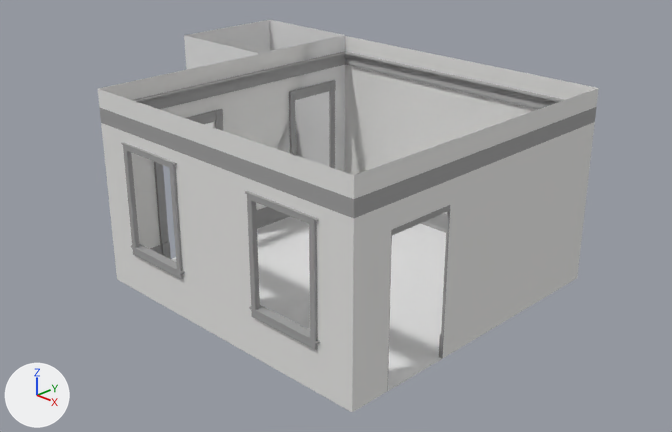
An edit to the Blender file Assets/models/floor_2/bedroom_n_w/bedroom02.blend, drawn before and after from the same camera.
Both versions are drawn from a 50 mm camera at (26.7, -27.7, 19.3) aimed at (-3.0, 2.3, 1.6). Every picture has the same lights, and +X, +Y and +Z are marked at lower left.

In view in the first picture: 'closet_walls', 'doorway', 'doorway.001', 'doorway.002', 'floor', 'floor_board.001', 'floor_board.004', 'top_trim.000', 'top_trim.003', 'top_trim.004', 'top_trim.005', 'wall_e', 'wall_n', 'wall_s', 'wall_w', 'window_frame', 'window_frame.001'.
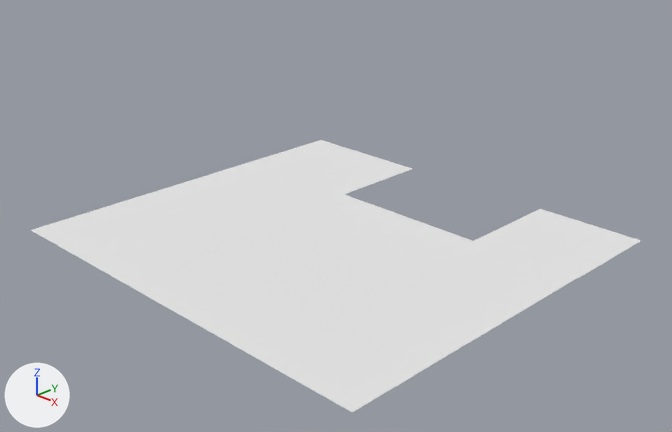
ob_closet is not drawn itself; it is the parent of ob_closet_ceiling, ob_closet_walls, ob_closet_dowel_e, ob_closet_dowel_s, ob_closet_shelf_s, ob_closet_shelf_e.

The change, as a diff of the scene's bpy script:
```diff
--- a/Assets/models/floor_2/bedroom_n_w/bedroom02.blend.py
+++ b/Assets/models/floor_2/bedroom_n_w/bedroom02.blend.py
@@ me_plane_008 @@
 me_plane_008.from_pydata(...)  # 12 vertices, 5 faces; spans x -1.0..1.0, y -1.0..1.0, z 0.0
 # used by ob_wall_e; location = (7.5, 0.0, 4.5); rotation_euler = (1.571, 0.0, -1.571), in degrees (90, 0, -90); scale = (7.5, 4.5, 1.0)
+# me_plane_008 part 1
+for i in [*range(6, 12)]: me_plane_008.vertices[i].co += Vector((-1.14, 0.0, 0.0))
 me_plane_008.materials.append(mat_walls)
@@ ob_wall_w @@
 ob_wall_w.scale = (7.5, 4.5, 1.0)
+ob_wall_w.hide_set(True)  # its collection is switched off
@@ ob_window_frame_001 @@
 ob_window_frame_001.scale = (0.118, 1.75, 2.5)
+ob_window_frame_001.hide_set(True)  # its collection is switched off
@@ ob_window_frame @@
 ob_window_frame.scale = (0.118, 1.75, 2.5)
+ob_window_frame.hide_set(True)  # its collection is switched off
@@ ob_top_trim_005 @@
 ob_top_trim_005.scale = (0.288, 0.868, 1.02)
+ob_top_trim_005.hide_set(True)  # its collection is switched off
@@ ob_wall_n @@
 ob_wall_n = bpy.data.objects.new('wall_n', me_plane_001)
-ob_wall_n.location = (0.0, 7.5, 4.5)
-ob_wall_n.rotation_euler = (1.571, 0.0, 0.0)  # degrees (90, 0, 0)
-ob_wall_n.scale = (7.5, 4.5, 1.0)
+ob_wall_n.location = (-11.5, 3.0, 0.0)
+ob_wall_n.scale = (4.0, 10.5, 1.0)
@@ ob_floor_board_004 @@
-ob_floor_board_004 = bpy.data.objects.new('floor_board.004', me_cube_002)
@@ ob_top_trim_004 @@
 ob_top_trim_004 = bpy.data.objects.new('top_trim.004', me_mesh_004)
-ob_top_trim_004.parent = ob_wall_n
-ob_top_trim_004.matrix_parent_inverse = Matrix(((0.133, 0.0, 0.0, 0.0), (0.0, 0.0, 0.222, -1.0), (0.0, -1.0, 0.0, 7.5), (0.0, 0.0, 0.0, 1.0)))
 ob_top_trim_004.location = (7.5, 7.5, 7.5)
@@ ob_top_trim_004 @@
 ob_top_trim_004.scale = (0.288, 0.868, 1.02)
+ob_top_trim_004.hide_set(True)  # its collection is switched off
@@ ob_wall_e @@
 ob_wall_e.scale = (7.5, 4.5, 1.0)
+ob_wall_e.hide_set(True)  # its collection is switched off
@@ ob_top_trim_003 @@
 ob_top_trim_003.scale = (0.288, 0.868, 1.02)
+ob_top_trim_003.hide_set(True)  # its collection is switched off
@@ ob_wall_s @@
 ob_wall_s = bpy.data.objects.new('wall_s', me_plane_006)
-ob_wall_s.location = (-7.5, 0.0, 4.5)
-ob_wall_s.rotation_euler = (1.571, 0.0, 1.571)  # degrees (90, 0, 90)
+ob_wall_s.location = (0.0, 7.5, 4.5)
+ob_wall_s.rotation_euler = (1.571, 0.0, 0.0)  # degrees (90, 0, 0)
 ob_wall_s.scale = (7.5, 4.5, 1.0)
+ob_wall_s.hide_set(True)  # its collection is switched off
@@ ob_top_trim_000 @@
 ob_top_trim_000.scale = (0.288, 0.868, 1.02)
+ob_top_trim_000.hide_set(True)  # its collection is switched off
@@ ob_floor_board_001 @@
 ob_floor_board_001.scale = (7.5, 0.05, 0.4)
+ob_floor_board_001.hide_set(True)  # its collection is switched off
@@ ob_doorway_002 @@
 ob_doorway_002 = bpy.data.objects.new('doorway.002', me_cube_022)
+ob_doorway_002.parent = ob_wall_s
+ob_doorway_002.matrix_parent_inverse = Matrix(((0.0, 0.133, 0.0, 0.0), (0.0, 0.0, 0.222, -1.0), (1.0, 0.0, 0.0, 7.5), (0.0, 0.0, 0.0, 1.0)))
 ob_doorway_002.location = (-7.474, 5.001, 3.5)
@@ ob_doorway_002 @@
 ob_doorway_002.scale = (0.0579, 1.91, 3.5)
+ob_doorway_002.hide_set(True)  # its collection is switched off
@@ ob_doorway_001 @@
 ob_doorway_001 = bpy.data.objects.new('doorway.001', me_cube_012)
+ob_doorway_001.parent = ob_wall_s
+ob_doorway_001.matrix_parent_inverse = Matrix(((0.0, 0.133, 0.0, 0.0), (0.0, 0.0, 0.222, -1.0), (1.0, 0.0, 0.0, 7.5), (0.0, 0.0, 0.0, 1.0)))
 ob_doorway_001.location = (-7.478, -3.008, 3.5)
@@ ob_doorway_001 @@
 ob_doorway_001.scale = (0.0579, 2.0, 3.5)
+ob_doorway_001.hide_set(True)  # its collection is switched off
@@ ob_doorway @@
 ob_doorway = bpy.data.objects.new('doorway', me_cube_007)
-ob_doorway.location = (7.5, -4.0, 3.5)
+ob_doorway.parent = ob_wall_e
+ob_doorway.matrix_parent_inverse = Matrix(((0.0, -0.133, 0.0, 0.0), (0.0, 0.0, 0.222, -1.0), (-1.0, 0.0, 0.0, 7.5), (0.0, 0.0, 0.0, 1.0)))
+ob_doorway.location = (7.5, 4.576, 3.5)
 ob_doorway.scale = (0.0579, 2.0, 3.5)
+ob_doorway.hide_set(True)  # its collection is switched off
@@ ob_closet_foor @@
 ob_closet_foor = bpy.data.objects.new('closet_foor', me_cube_023)
+ob_closet_foor.parent = ob_closet
+ob_closet_foor.matrix_parent_inverse = Matrix(((0.0, -1.0, 0.0, 4.5), (1.0, 0.0, 0.0, 10.5), (0.0, 0.0, 1.0, -4.542), (0.0, 0.0, 0.0, 1.0)))
 ob_closet_foor.location = (-10.5, 4.5, 4.5)
@@ ob_closet @@
 ob_closet = bpy.data.objects.new('closet', None)
-ob_closet.location = (-10.5, 4.5, 4.542)
-ob_closet.rotation_euler = (0.0, 0.0, -1.571)  # degrees (0, 0, -90)
+ob_closet.location = (4.5, 10.57, 4.5)
+ob_closet.rotation_euler = (0.0, 0.0, 3.142)  # degrees (0, 0, 180)
@@ ob_closet_walls @@
 ob_closet_walls.scale = (3.0, 3.0, 4.5)
+ob_closet_walls.hide_set(True)  # its collection is switched off
```

Location of each change, (x1, y1, x2, y2) in pixels of the pictures (672 x 432 px):
'wall_e', hidden
    before: (352, 88, 599, 412)
'wall_n', moved, rescaled, turned
    before: (344, 36, 597, 214)
    after: (31, 140, 412, 279)
'wall_w', hidden
    before: (98, 89, 354, 412)
'wall_s', hidden
    before: (98, 43, 319, 249)
'closet_walls', hidden
    before: (184, 20, 345, 208)
'closet_foor', moved, turned (not visible before)
    after: (474, 209, 641, 278)
'top_trim.005', hidden
    before: (99, 107, 354, 218)
'top_trim.003', hidden
    before: (354, 107, 596, 218)
'window_frame.001', hidden
    before: (245, 191, 320, 350)
'top_trim.004', hidden
    before: (343, 51, 564, 109)
'top_trim.000', hidden
    before: (133, 51, 347, 109)
'window_frame', hidden
    before: (121, 142, 185, 279)
'doorway.002', hidden
    before: (289, 80, 336, 169)
'doorway.001', hidden
    before: (154, 109, 223, 259)
'doorway', hidden
    before: (387, 205, 450, 391)
'floor_board.001', hidden
    before: (150, 207, 290, 255)
'floor_board.004', deleted
    before: (420, 213, 447, 233)
'floor', unchanged, uncovered by the edit
    before: (171, 216, 446, 391)
    after: (118, 194, 577, 412)
